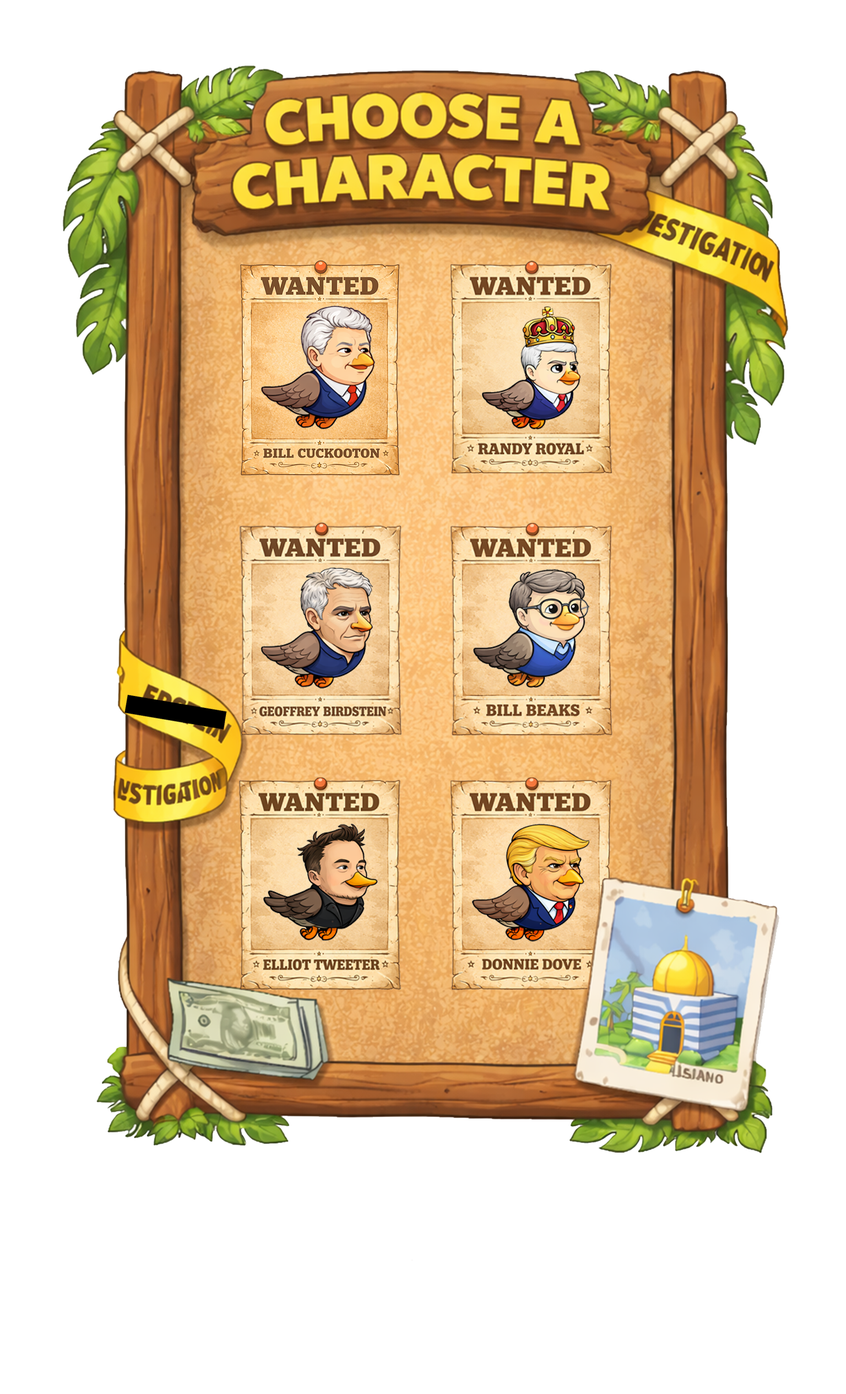
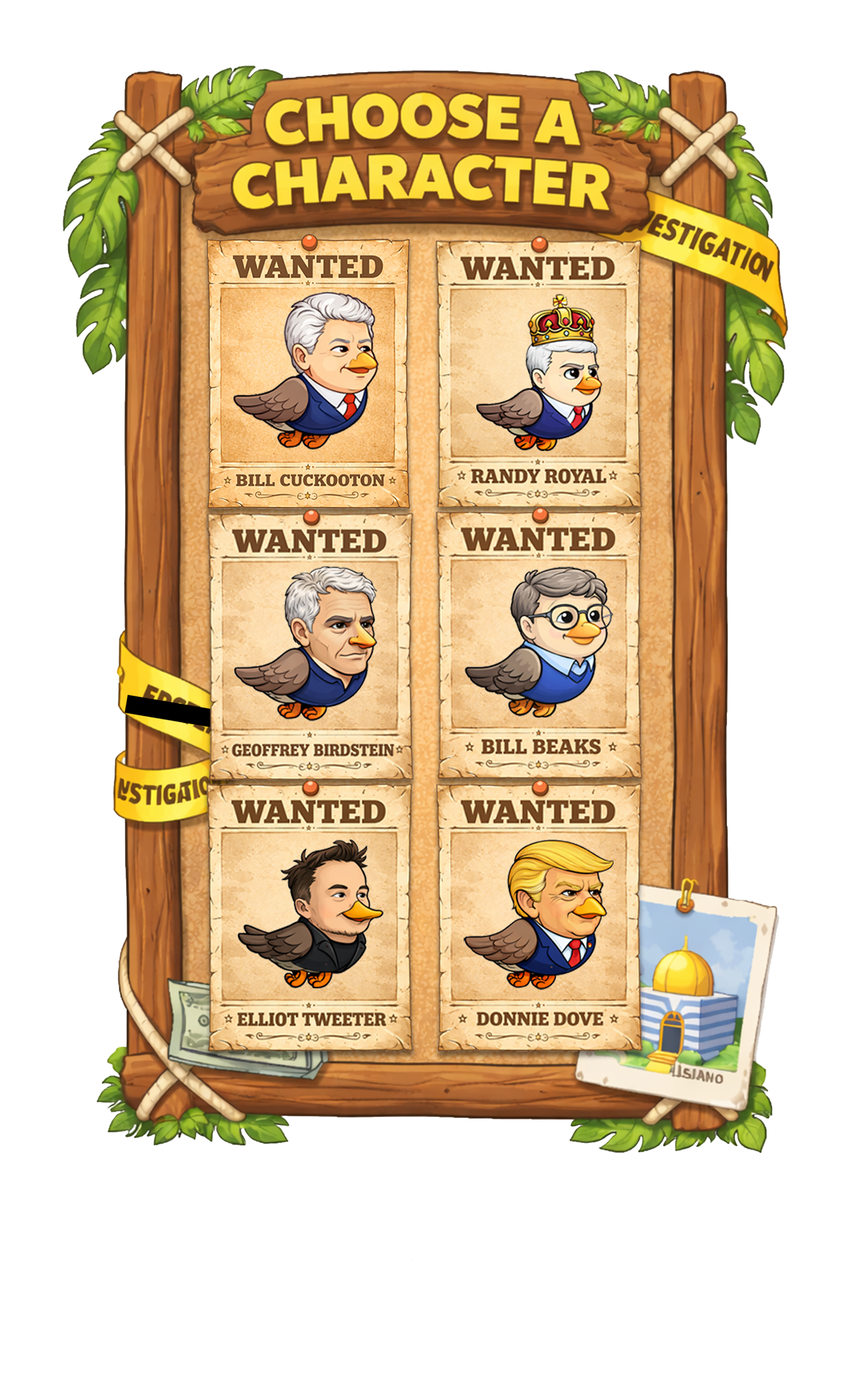
The second 846×1394 image is a revision of the first. Changes to its layers:
moved "donnie_dove_sprite_sheet" above "elliot_tweeter_sprite_sheet", painted on it over [436, 780, 643, 1052]
painted on "elliot_tweeter_sprite_sheet" over [206, 780, 414, 1052]
painted on "Billy Sprite Sheet copy" over [435, 506, 643, 780]
removed group "Group 1" (6 layers) over [239, 260, 613, 991]
removed layer "bill_cuckooton" from group "Group 1" over [240, 260, 400, 476]
removed layer "elliot_tweeter copy" from group "Group 1" over [239, 777, 402, 991]
removed layer "randy_royal copy" from group "Group 1" over [450, 260, 613, 474]
removed layer "donnie_dove" from group "Group 1" over [450, 777, 613, 991]
removed layer "geoffrey_birdstein copy" from group "Group 1" over [239, 522, 402, 735]
removed layer "bill_beaks" from group "Group 1" over [450, 522, 613, 736]
moved "geoffrey_birdstein_sprite_sheet" above "Randy Royal Sprite Sheet", painted on it over [206, 509, 414, 781]
moved "Randy Royal Sprite Sheet" above "Will Featherton copy", painted on it over [435, 235, 643, 507]
moved "Will Featherton copy" above "Layer 0", painted on it over [206, 233, 411, 510]
